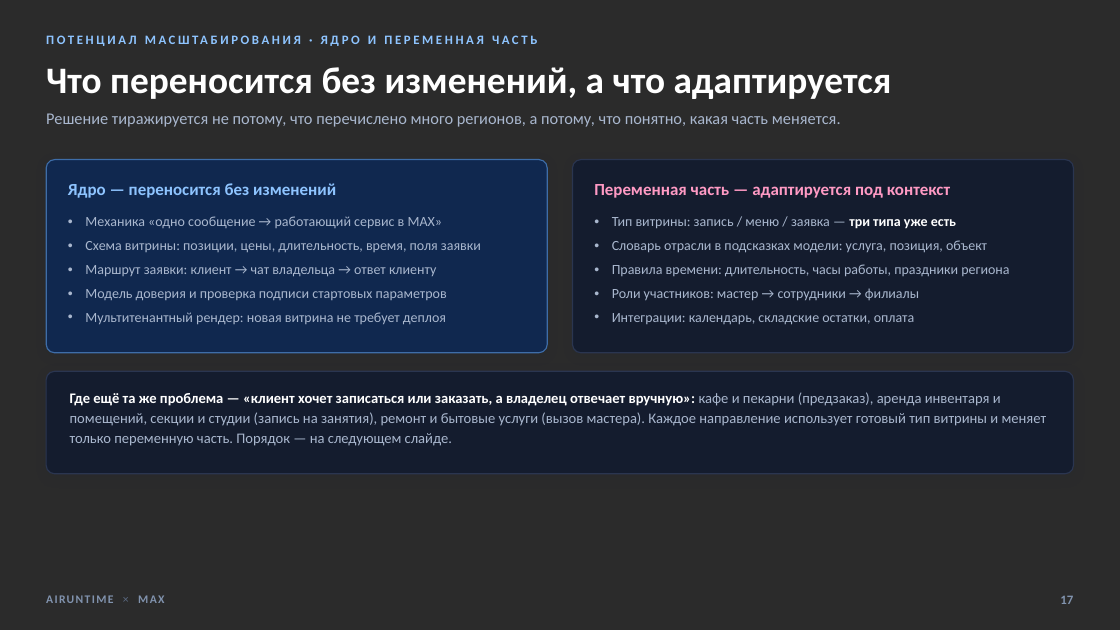
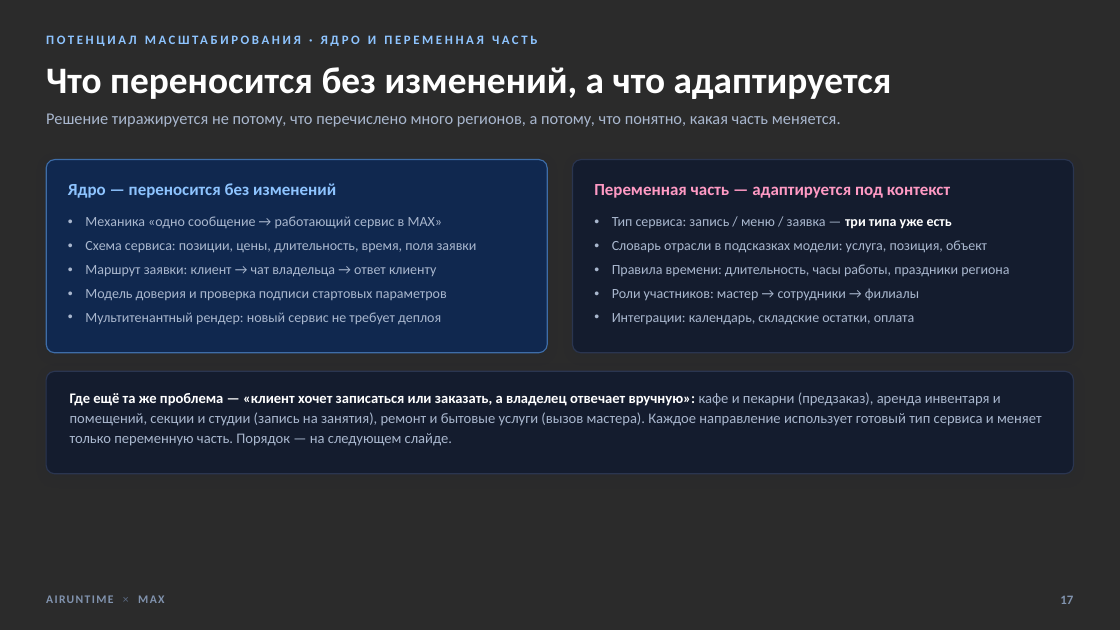
Before and after one commit to airuntime-ru/airuntime, a slide deck: slide 17 of docs/max-presentation/presentation.pptx. Drawn at 1120x630 pixels with LibreOffice and Linux fonts; fonts in the diff are those of the drawing; background and template pictures are left out; a plain dark background stands for a picture behind light text. Boxes give left, top, right and bottom in pixels: in the first picture for what was removed or moved away, otherwise in the second. Text is boxed around its words. In the diff, an @@ line names an element or a change of style, - is before the commit and + after.

```diff
--- a/docs/max-presentation/presentation.pptx
+++ b/docs/max-presentation/presentation.pptx
@@ text at (x1=612, y1=217, x2=952, y2=229): text changed @@
-• Тип витрины: запись / меню / заявка — три типа уже есть
+• Тип сервиса: запись / меню / заявка — три типа уже есть
@@ text at (x1=85, y1=241, x2=477, y2=253): text changed @@
-• Схема витрины: позиции, цены, длительность, время, поля заявки
+• Схема сервиса: позиции, цены, длительность, время, поля заявки
@@ text at (x1=85, y1=312, x2=441, y2=325): text changed @@
-• Мультитенантный рендер: новая витрина не требует деплоя
+• Мультитенантный рендер: новый сервис не требует деплоя
@@ text at (x1=70, y1=392, x2=1042, y2=446): text changed @@
-Где ещё та же проблема — «клиент хочет записаться или заказать, а владелец отвечает вручную»: кафе и пекарни (предзаказ), аренда инвентаря и помещений, секции и студии (запись на занятия), ремонт и бытовые услуги (вызов мастера). Каждое направление использует готовый тип витрины и меняет только переменную часть. Порядок — на следующем слайде.
+Где ещё та же проблема — «клиент хочет записаться или заказать, а владелец отвечает вручную»: кафе и пекарни (предзаказ), аренда инвентаря и помещений, секции и студии (запись на занятия), ремонт и бытовые услуги (вызов мастера). Каждое направление использует готовый тип сервиса и меняет только переменную часть. Порядок — на следующем слайде.
```
Also in this commit, not shown: 18 other slides changed, 22 other files.
